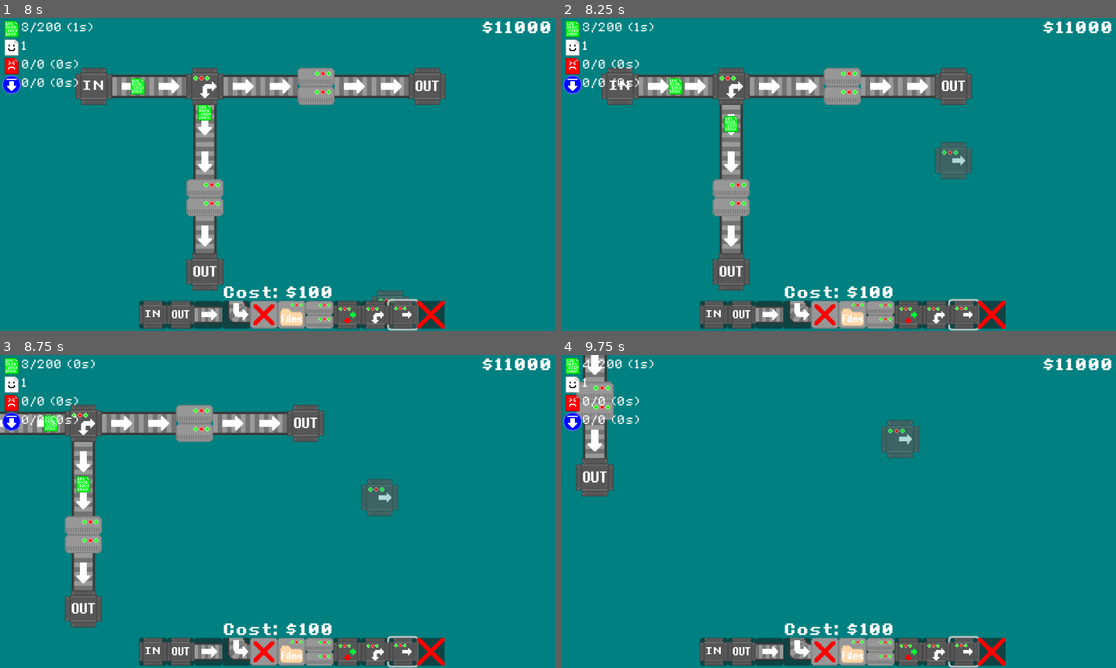
Above: before the commit, frames 1-4 (two rows, left to right).
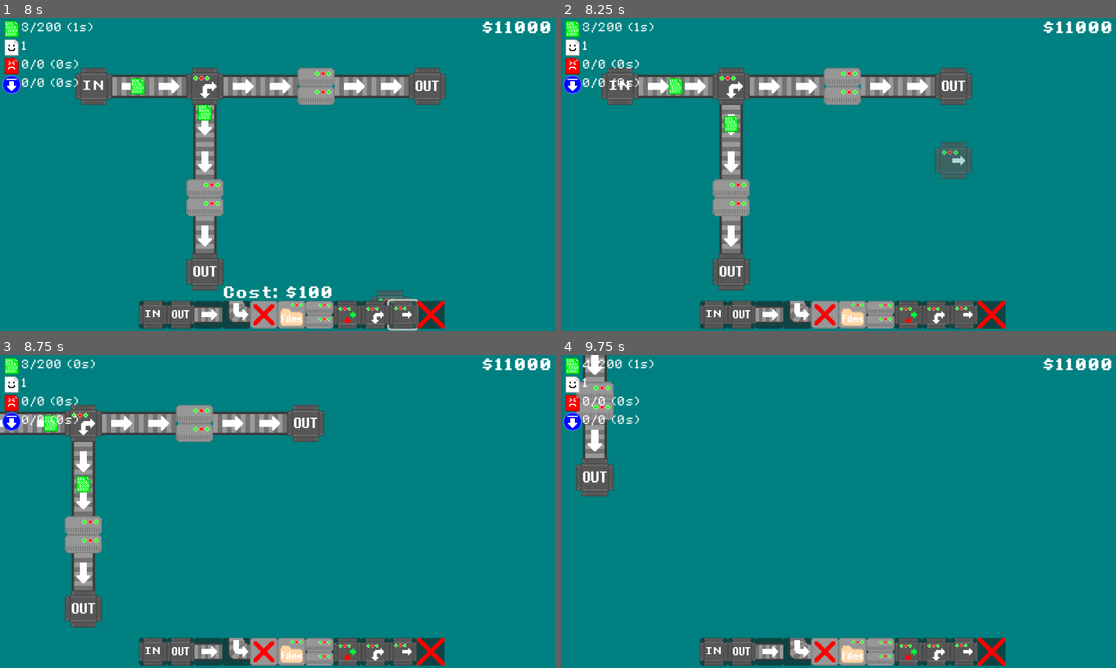
Above: after the commit, the same moments.

Repository: Birb-Games/gmtk-game-jam-2024
Game: Godot game, scene res://scenes/Root.tscn
Two runs of this game, one before a commit and one after it. Both use one fixed random seed, a clock stepped at 60 frames per second and the inputs below.
Inputs (mouse positions are in pixels of both pictures, inside the frame that each line leads up to):
- Up to frame 1 (8 s): click (155, 315) at 0.5 s; click (183, 315) at 1.25 s; click (238, 315) at 2 s; click (210, 315) at 2.75 s; click (266, 315) at 3.5 s; click (294, 315) at 4.25 s; click (321, 315) at 5 s; click (349, 315) at 5.75 s; click (377, 315) at 6.5 s; click (405, 315) at 7.25 s
- Up to frame 2 (8.25 s): move the mouse to (960, 158) at 8.02 s; hold D (right) from 8.03 s (still down); tap Q (defocus, bound only after the commit) at 8.1 s
- Up to frame 3 (8.75 s): keep holding D (right)
- Up to frame 4 (9.75 s): move the mouse to (727, 527) at 8.77 s; release D (right) at 8.78 s; hold S (down) 8.78-9.53 s; click (727, 527) at 8.85 s; tap Q (defocus, bound only after the commit) at 9.05 s; move the mouse to (894, 442) at 9.52 s; hold D (right) from 9.53 s (still down); hold Mouse wheel up (zoom_in) from 9.53 s (still down)

Frame 1 is identical in both runs. In frame 2, 0.5% of the frame differs, in the area x 40-76%, y 85-100%; in frame 3, 1.2%; in frame 4, 1.3%, in the area x 40-76%, y 20-100%.
Error before the commit: Invalid call to function 'publish_coins' in base 'CanvasLayer (hud.gd)'. Expected 1 arguments. (res://scripts/root.gd:138)

Commit message:
Fix publish_coins error and add the ability to deselect inventory
Signed-off-by: Colin <cfinn68916@gmail.com>

Diff:
--- a/project.godot
+++ b/project.godot
@@ -63,6 +63,11 @@
 "events": [Object(InputEventMouseButton,"resource_local_to_scene":false,"resource_name":"","device":-1,"window_id":0,"a …(256 unchanged characters)…
 ]
 }
+defocus={
+"deadzone": 0.5,
+"events": [Object(InputEventKey,"resource_local_to_scene":false,"resource_name":"","device":-1,"window_id":0,"alt_pressed":false,"shift_pressed":false,"ctrl_pressed":false,"meta_pressed":false,"pressed":false,"keycode":0,"physical_keycode":81,"key_label":0,"unicode":113,"location":0,"echo":false,"script":null)
+]
+}
 
 [rendering]
 
--- a/scripts/hud.gd
+++ b/scripts/hud.gd
@@ -1,6 +1,20 @@
 extends CanvasLayer
 
 var selected: String=""
+
+func defocus():
+	selected=""
+	$Inventory/InButton.release_focus()
+	$Inventory/OutButton.release_focus()
+	$Inventory/CornerBeltButton.release_focus()
+	$Inventory/BeltButton.release_focus()
+	$Inventory/CompressorButton.release_focus()
+	$Inventory/StorageButton.release_focus()
+	$Inventory/ServerButton.release_focus()
+	$Inventory/FilterButton.release_focus()
+	$Inventory/SplitterButton.release_focus()
+	$Inventory/MergerButton.release_focus()
+	$Inventory/Delete.release_focus()
 
 func get_selected():
 	return selected
@@ -12,42 +26,50 @@
 func _ready():
 	pass
 
+func select(option):
+	if(selected==option):
+		defocus()
+	else:
+		selected=option
+
 # Called every frame. 'delta' is the elapsed time since the previous frame.
 func _process(delta):
-	pass
+	if(Input.is_action_just_pressed("defocus")):
+		defocus()
 
 func _on_in_button_pressed():
-	selected = "in"
+	select("in")
 
 func _on_out_button_pressed():
-	selected = "out"
+	select("out")
 
 func _on_belt_button_pressed():
-	selected = "conveyor"
+	select("conveyor")
 
 func _on_compressor_button_pressed():
-	selected = "deleter"
+	select("deleter")
 
 func _on_storage_button_pressed():
-	selected = "storage"
+	select("storage")
 
 func _on_server_button_pressed():
-	selected = "server"
+	select("server")
 
 func _on_filter_button_pressed():
-	selected = "filter"
+	select("filter")
 
 func _on_splitter_button_pressed():
-	selected = "splitter"
+	select("splitter")
 
 func _on_corner_belt_button_pressed() -> void:
-	selected = "conveyor_corner"
+	select("conveyor_corner")
 
 func _on_delete_pressed() -> void:
-	selected = "delete"
+	select("delete")
 
 func _on_merger_button_pressed() -> void:
-	selected = "merger"
+	select("merger")
+
 
 func update_text():
 	$Counts/GetCount.text = str($/root/Root.spawn_counts["spawn_get"])
--- a/scripts/root.gd
+++ b/scripts/root.gd
@@ -135,7 +135,7 @@
 func spend_coins(coinAmt):
 	if(coins>=coinAmt):
 		coins-=coinAmt
-		$HUD.publish_coins()
+		$HUD.publish_coins(coins)
 		return true
 	else:
 		print("insufficent funds")
